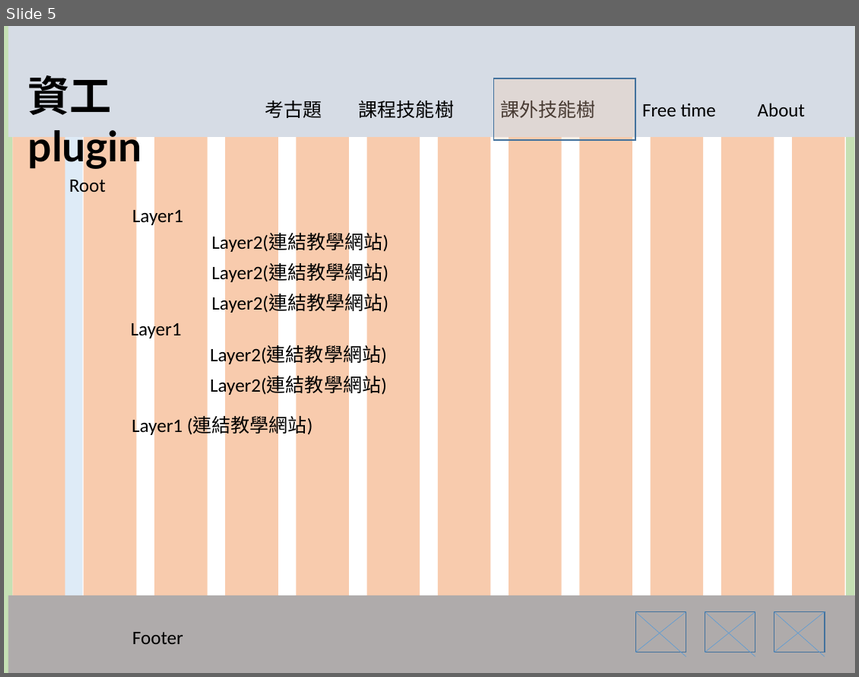
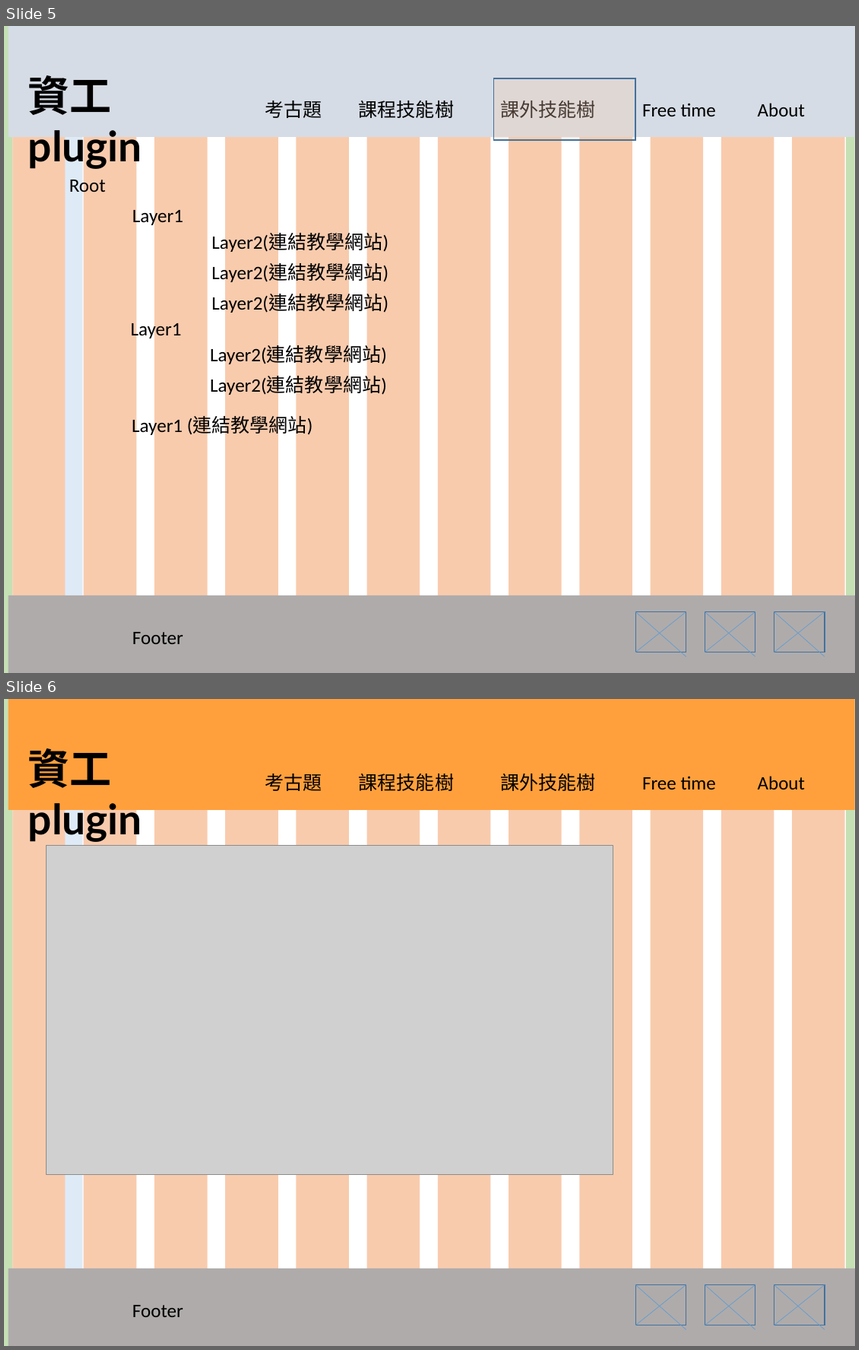
Before and after one commit to sean60706/web_teamwork, a slide deck: 線框圖/框線圖_考古題+技能樹.pptx. Shown one above the other, each under a label of ours: slide 5 before the commit, slides 5 and 6 after it. The pictures are 859x677 and 859x1350 pixels, drawn with LibreOffice and Linux fonts; fonts in the diff are those of the drawing; grey boxes stand for pictures. Boxes give left, top, right and bottom in pixels: in the first picture for what was removed or moved away, otherwise in the second. Text is boxed around its words. In the diff, an @@ line names an element or a change of style, - is before the commit and + after.

```diff
--- a/線框圖/框線圖_考古題+技能樹.pptx
+++ b/線框圖/框線圖_考古題+技能樹.pptx
@@ slide 6 added at box(4, 699, 855, 1346), background #FFFFFF @@
@@ rectangle added at box(8, 699, 854, 810), fill #FFA03C @@
@@ group added at box(4, 699, 855, 1346): 15 rectangles @@
@@ text added at box(28, 748, 142, 843), 44 pt, text #000000, bold @@
+資工plugin
@@ text added at box(265, 773, 322, 791), 20 pt, text #000000 @@
+考古題
@@ text added at box(359, 773, 454, 791), 20 pt, text #000000 @@
+課程技能樹
@@ text added at box(500, 773, 595, 791), 20 pt, text #000000 @@
+課外技能樹
@@ text added at box(642, 776, 716, 789), 20 pt, text #000000 @@
+Free time
@@ text added at box(758, 776, 805, 789), 20 pt, text #000000 @@
+About
@@ picture added at box(47, 846, 614, 1175) @@
@@ rectangle added at box(8, 1269, 855, 1346), fill #AFABAB @@
@@ group added at box(636, 1285, 825, 1330): 6 lines, 3 rectangles @@
@@ text added at box(132, 1305, 183, 1317), 20 pt, text #000000 @@
+Footer
```
Also in this commit, not shown: 3 slides changed, 1 other slide added, 2 other files.
